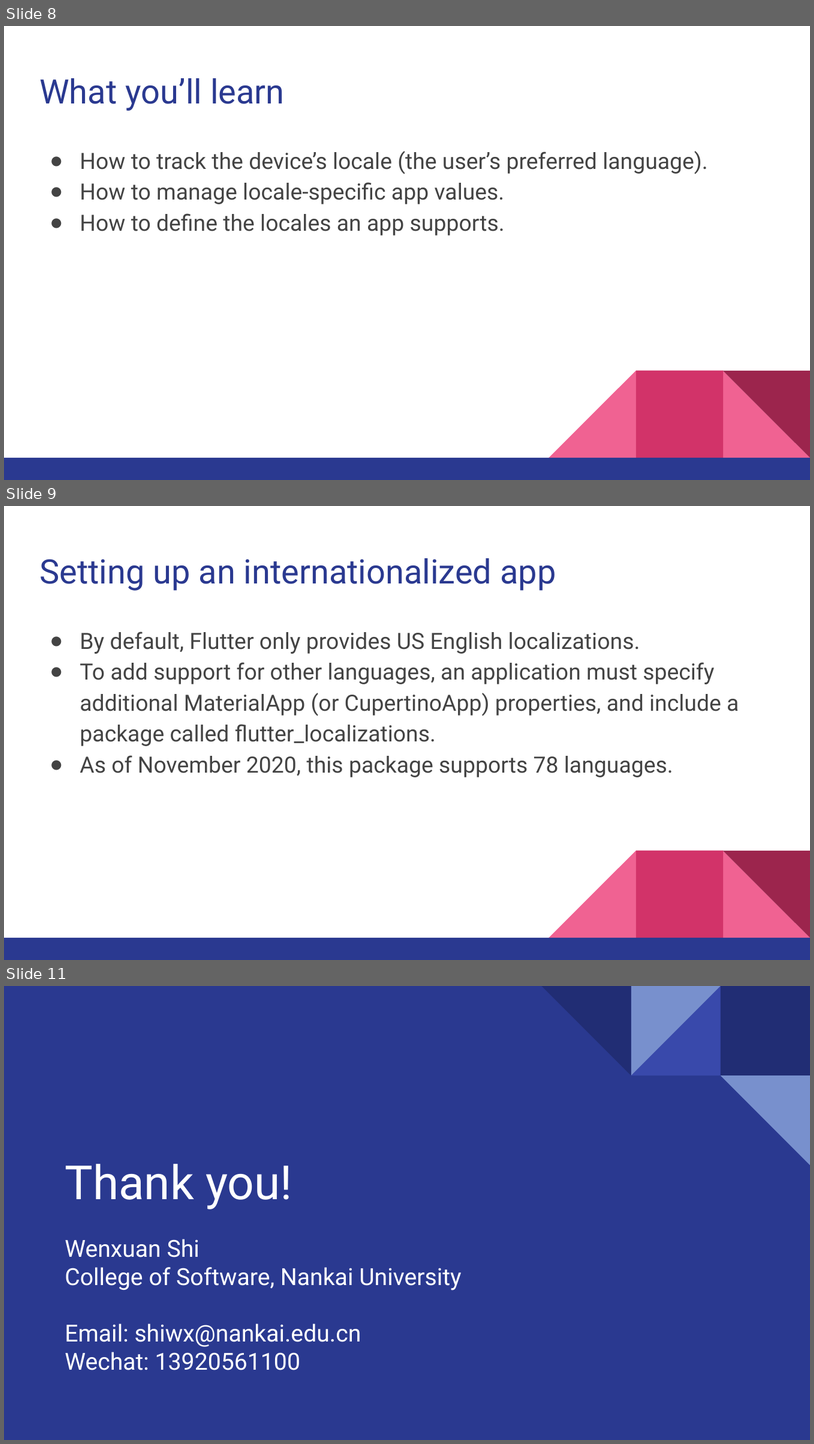
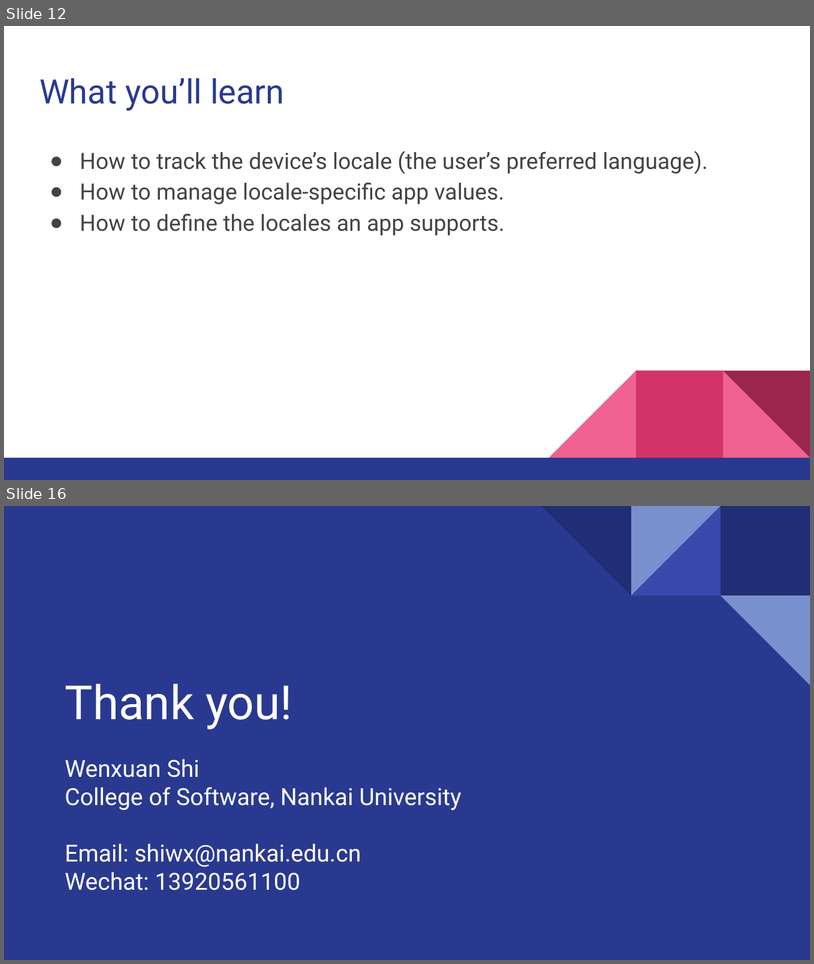
Before and after one commit to walkman617/Flutter2, a slide deck: Lecture/C05 Accessibility_Internationalization.pptx. Shown one above the other, each under a label of ours: slides 8, 9 and 11 before the commit, slides 12 and 16 after it; the slides between them are not shown. The pictures are 814x1444 and 814x964 pixels, drawn with LibreOffice and Linux fonts; fonts in the diff are those of the drawing. Boxes give left, top, right and bottom in pixels: in the first picture for what was removed or moved away, otherwise in the second. Text is boxed around its words. In the diff, an @@ line names an element or a change of style, - is before the commit and + after.

```diff
--- a/Lecture/C05 Accessibility_Internationalization.pptx
+++ b/Lecture/C05 Accessibility_Internationalization.pptx
@@ slide 9 removed at box(4, 506, 810, 960), background #FFFFFF; not listed: 5 template elements that a slide beside it also shows @@
@@ title removed at box(39, 558, 556, 591) @@
-Setting up an internationalized app
@@ text removed at box(80, 631, 739, 777) @@
-● By default, Flutter only provides US English localizations.
-● To add support for other languages, an application must specify additional MaterialApp (or CupertinoApp) properties, and include a package called flutter_localizations.
-● As of November 2020, this package supports 78 languages.
@@ what was slide 8 is now slide 12 @@
@@ what was slide 11 is now slide 16 @@
```
Also in this commit, not shown: 1 slide changed, 6 slides added.
